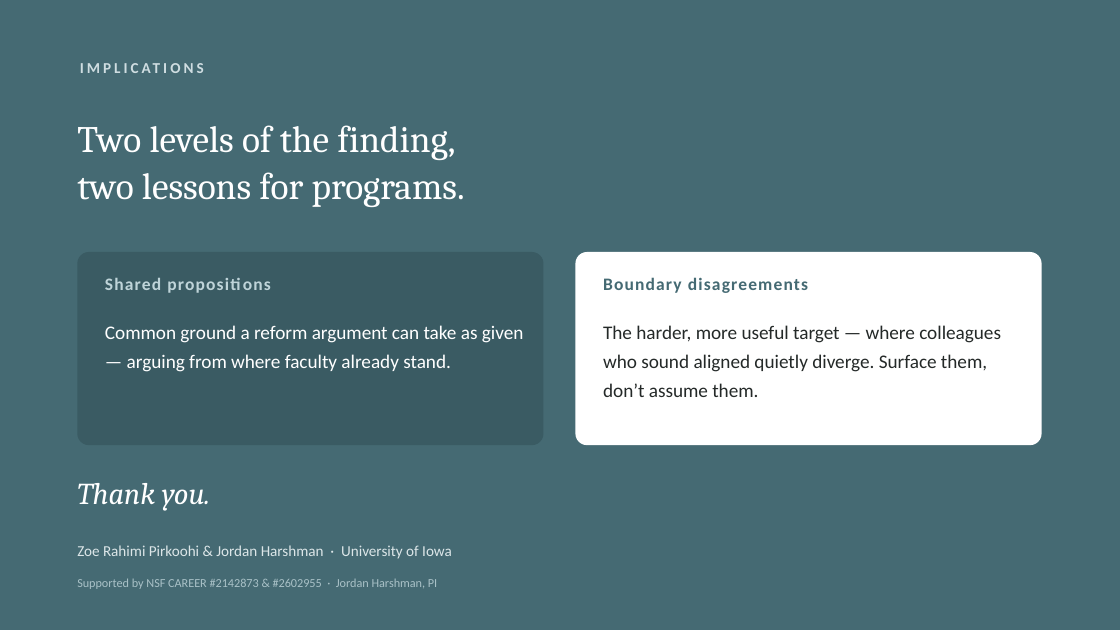
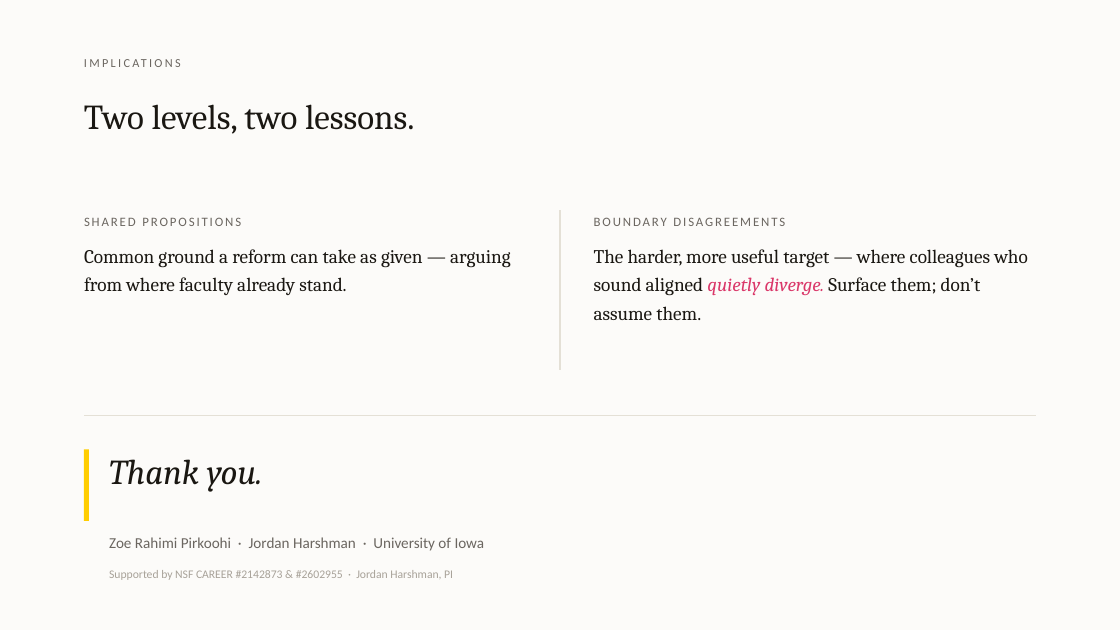
Before and after one commit to 7ahra/resnet_exploration, a slide deck: slide 16 of bcce_2026_faculty_beliefs/BCCE2026_faculty_beliefs.pptx. Drawn at 1120x630 pixels with LibreOffice and Linux fonts; fonts in the diff are those of the drawing. Boxes give left, top, right and bottom in pixels: in the first picture for what was removed or moved away, otherwise in the second. Text is boxed around its words. In the diff, an @@ line names an element or a change of style, - is before the commit and + after.

```diff
--- a/bcce_2026_faculty_beliefs/BCCE2026_faculty_beliefs.pptx
+++ b/bcce_2026_faculty_beliefs/BCCE2026_faculty_beliefs.pptx
@@ rectangle at (0,0,1120,630): fill #456A73 to #FCFBF9 @@
@@ text "IMPLICATIONS" at (84,55,924,81): size 13 to 10.5 pt, text colour #CFDDE1 to #6B6660, letter spacing 2.6 to 2 pt, bold off @@
@@ text at (84,104,415,134): text changed; size 32 to 30 pt; text colour #FFFFFF to #1A1712 @@
-Two levels of the finding,
-two lessons for programs.
+Two levels, two lessons.
@@ text at (84,217,511,295): text changed; font Calibri to Cambria; text colour #FFFFFF to #1A1712 @@
-Common ground a reform argument can take as given — arguing from where faculty already stand.
+SHARED PROPOSITIONS
+Common ground a reform can take as given — arguing from where faculty already stand.
@@ line added from (560, 210) to (560, 370), #E4E0D6 1 pt @@
@@ text at (594,217,1027,320): text changed; font Calibri to Cambria; text colour #242928 to #1A1712 @@
-The harder, more useful target — where colleagues who sound aligned quietly diverge. Surface them, don’t assume them.
+BOUNDARY DISAGREEMENTS
+The harder, more useful target — where colleagues who sound aligned quietly diverge. Surface them; don’t assume them.
@@ rounded rectangle removed at (77,252,544,445) @@
@@ rounded rectangle removed at (576,252,1042,445) @@
@@ text removed at (105,278,161,290) @@
-Shared propositions
@@ text removed at (603,277,808,293) @@
-Boundary disagreements
@@ line added from (84, 416) to (1036, 416), #E4E0D6 0.75 pt @@
@@ rectangle added at (84,450,89,521), fill #FFCD00 @@
@@ text "Thank you.": place and size @@
-text "Thank you." at (77,483,210,511)
+text "Thank you." at (109,459,263,492)
@@ text "Thank you." at (109,459,263,492): size 26 to 30 pt, text colour #FFFFFF to #1A1712 @@
@@ text at (109,537,485,551): text changed; text colour #DCE6E8 to #6B6660 @@
-Zoe Rahimi Pirkoohi & Jordan Harshman · University of Iowa
+Zoe Rahimi Pirkoohi · Jordan Harshman · University of Iowa
@@ text "Supported by NSF CAREER #2142873 ...": place and size @@
-text "Supported by NSF CAREER #2142873 ..." at (77,578,437,589)
+text "Supported by NSF CAREER #2142873 ..." at (109,570,453,580)
@@ text "Supported by NSF CAREER #2142873 ..." at (109,570,453,580): size 10.5 to 10 pt, text colour #A9C1C7 to #A8A299 @@
```
Also in this commit, not shown: 15 other slides changed, 8 other files.
